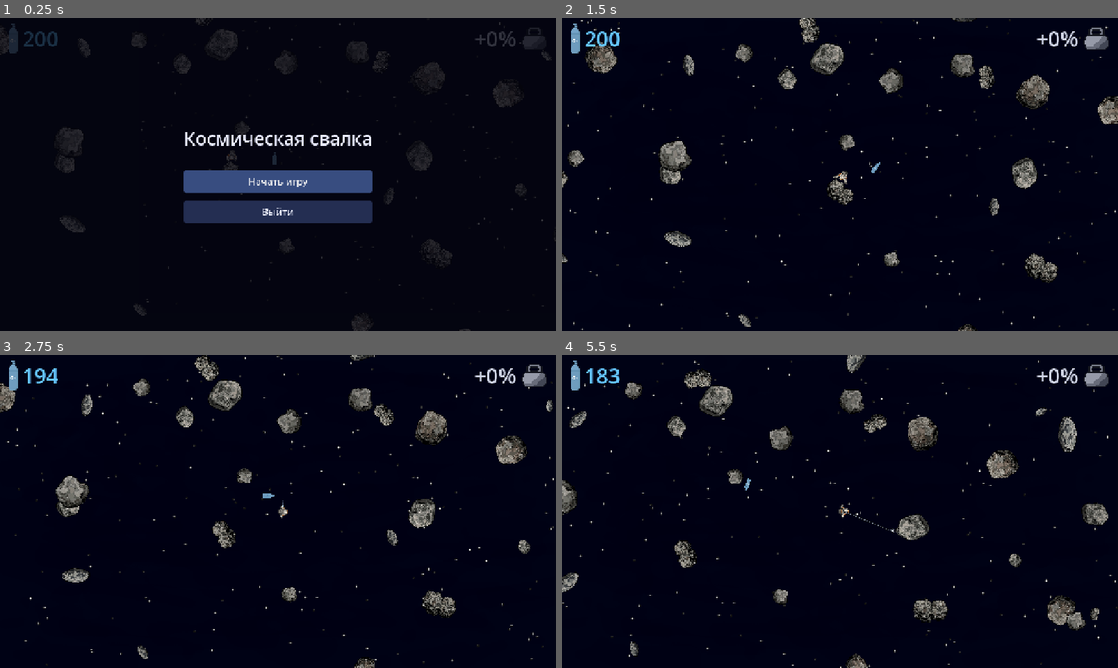
Above: before the commit, frames 1-4 (two rows, left to right).
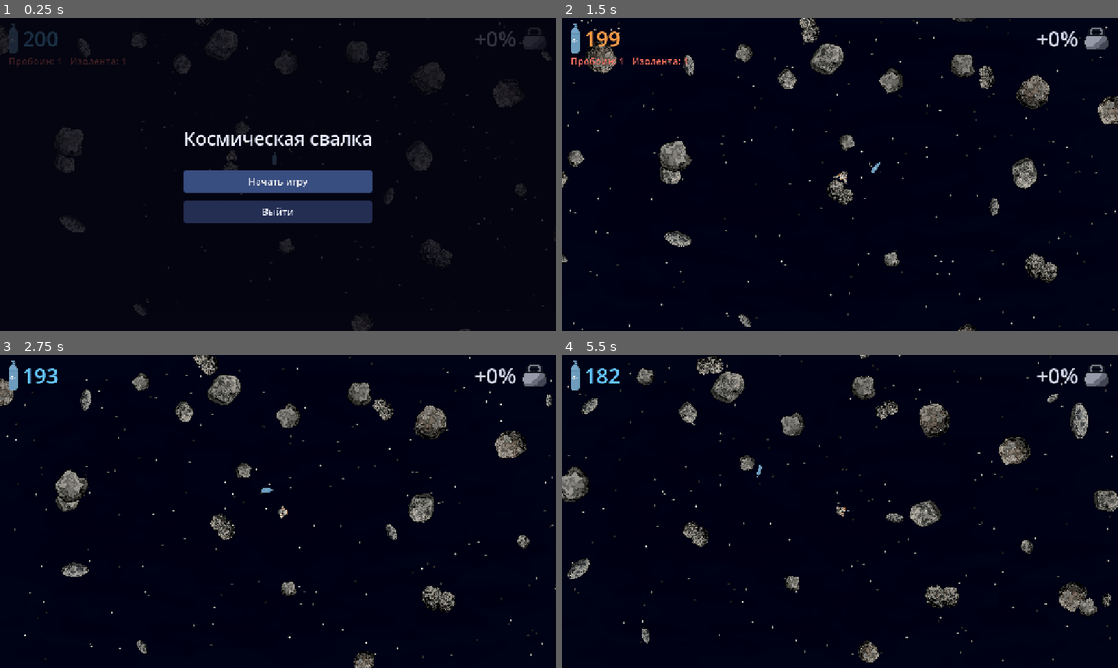
Above: after the commit, the same moments.

Repository: xOnelinx/-space_scrapheap
Game: Godot game, scene res://scenes/main.tscn
The game is run twice, just before and just after one commit, with the same random seed, the same clock (stepped at 60 frames per second) and the same inputs.
Inputs (mouse positions are in pixels of both pictures, inside the frame that each line leads up to):
- Up to frame 1 (0.25 s): no input
- Up to frame 2 (1.5 s): click "Начать игру" at 0.5 s; move the mouse to (962, 158) at 1.27 s; hold D (move_right) from 1.28 s (still down); hold G (drop_cargo) from 1.28 s (still down); click (962, 158) at 1.42 s
- Up to frame 3 (2.75 s): tap X (patch_suit, bound only after the commit) at 1.55, 2.1 s; move the mouse to (166, 527) at 2.02 s; release D (move_right) at 2.03 s; release G (drop_cargo) at 2.03 s; hold S (move_down) from 2.03 s (still down); tap G (drop_cargo) at 2.3 s
- Up to frame 4 (5.5 s): move the mouse to (895, 442) at 2.77 s; release S (move_down) at 2.78 s; hold D (move_right) 2.78-3.53 s; hold Right mouse button (aim) 2.78-3.53 s; tap X (patch_suit, bound only after the commit) at 3.05, 4.55 s; move the mouse to (812, 574) at 3.52 s; hold W (move_up) 3.53-4.28 s; tap G (drop_cargo) at 3.6, 5.3 s; click (812, 574) at 3.67 s; move the mouse to (1006, 558) at 4.27 s; hold E (harpoon) 4.28-5.03 s; hold A (move_left) from 4.28 s (still down); move the mouse to (673, 464) at 5.02 s; tap F (hatch) at 5.1 s

The runs differ from the first frame. In frame 1, 0.1% of the frame differs, in the area x 1-23%, y 12-16%; in frame 2, 0.4%; in frame 3, 5.8%; in frame 4, 10%, in the area x 0-100%, y 0-100%.

Commit message:
Пробоины скафандра: двойной расход и крен, X латает изолентой
Co-authored-by: Cursor <cursoragent@cursor.com>

Diff:
--- a/godot/project.godot
+++ b/godot/project.godot
@@ -60,6 +60,11 @@
 "events": [Object(InputEventKey,"resource_local_to_scene":false,"resource_name":"","device":-1,"window_id":0,"alt_press …(190 unchanged characters)…
 ]
 }
+patch_suit={
+"deadzone": 0.5,
+"events": [Object(InputEventKey,"resource_local_to_scene":false,"resource_name":"","device":-1,"window_id":0,"alt_pressed":false,"shift_pressed":false,"ctrl_pressed":false,"meta_pressed":false,"pressed":false,"keycode":0,"physical_keycode":88,"key_label":0,"unicode":0,"location":0,"echo":false,"script":null)
+]
+}
 move_left={
 "deadzone": 0.5,
 "events": [Object(InputEventKey,"resource_local_to_scene":false,"resource_name":"","device":-1,"window_id":0,"alt_press …(190 unchanged characters)…
--- a/godot/scripts/oxygen.gd
+++ b/godot/scripts/oxygen.gd
@@ -3,6 +3,7 @@
 
 ## Запас воздуха на скафандре. Чем платить за толчок и правку курса, решает тот, кто зовёт tick.
 ## Пока open == false, баллон не забирается: ввод закрыт или скиталец уже погиб.
+## Каждая пробоина добавляет ещё одно дыхание к расходу. Изолента латает по одной.
 
 signal depleted
 signal changed(seconds: float)
@@ -13,15 +14,22 @@
 const COLOR_IDLE := Color(0.4, 0.78, 1.0)
 const COLOR_DOUBLE := Color(1.0, 0.62, 0.28)
 const FLASH_TIME := 0.45
+# shortcut: старт с пробоиной и мотком, пока пробоину не даёт жёсткий удар об астероид; тогда старт целым и без изоленты.
+const START_PUNCTURES := 1
+const START_TAPE := 1
 const ICON := preload("res://assets/oxygen.png")
+const COLOR_SUIT := Color(1.0, 0.45, 0.38)
 
 var seconds := START
 var double_left := 0.0
 var open := false
+var punctures := START_PUNCTURES
+var tape := START_TAPE
 
 var _flash := 0.0
 var _empty := false
 var _label: Label
+var _suit_label: Label
 
 
 func _ready() -> void:
@@ -49,12 +57,26 @@
 	double_left += hold_seconds * DOUBLE_PER_HOLD
 
 
+func puncture() -> void:
+	punctures += 1
+	_refresh()
+
+
+func patch() -> bool:
+	if punctures <= 0 or tape <= 0:
+		return false
+	punctures -= 1
+	tape -= 1
+	_refresh()
+	return true
+
+
 func tick(delta: float, extra_rate: float) -> bool:
 	if _empty:
 		return true
-	var rate := 1.0
+	var rate := 1.0 + punctures
 	if double_left > 0.0:
-		rate = 2.0
+		rate *= 2.0
 		double_left = maxf(0.0, double_left - delta)
 	if extra_rate > 0.0:
 		rate += extra_rate
@@ -93,6 +115,12 @@
 	_label.add_theme_font_size_override("font_size", 48)
 	_label.add_theme_color_override("font_color", COLOR_IDLE)
 	row.add_child(_label)
+
+	_suit_label = Label.new()
+	_suit_label.position = Vector2(20, 84)
+	_suit_label.add_theme_font_size_override("font_size", 22)
+	_suit_label.add_theme_color_override("font_color", COLOR_SUIT)
+	layer.add_child(_suit_label)
 	_refresh()
 
 
@@ -103,7 +131,7 @@
 		_flash = maxf(0.0, _flash - delta)
 		var t := clampf(_flash / FLASH_TIME, 0.0, 1.0)
 		_label.add_theme_color_override("font_color", COLOR_IDLE.lerp(Color(0.9, 0.97, 1.0), t))
-	elif double_left > 0.0:
+	elif double_left > 0.0 or punctures > 0:
 		_label.add_theme_color_override("font_color", COLOR_DOUBLE)
 	else:
 		_label.add_theme_color_override("font_color", COLOR_IDLE)
@@ -114,3 +142,7 @@
 		return
 	var shown := 0 if seconds <= 0.0 else ceili(seconds)
 	_label.text = str(shown)
+	if _suit_label == null:
+		return
+	_suit_label.visible = punctures > 0 or tape > 0
+	_suit_label.text = "Пробоин: %d   Изолента: %d" % [punctures, tape]
--- a/godot/scripts/wanderer.gd
+++ b/godot/scripts/wanderer.gd
@@ -32,6 +32,8 @@
 const CHARGE_DIST_MAX := 220.0
 const RESPAWN_INPUT_PAUSE := 0.45
 const LOST_DOOM_DELAY := 15.0
+## Крен толчка от одной пробоины: доля скорости вбок.
+const LEAK_PER_PUNCTURE := 0.15
 const MASS := 26.0 * 26.0
 const AIM_HORIZON := 3.0
 ## Верх спрайта — рюкзак, он наружу от камня. Низ — шлем, им встаём на поверхность.
@@ -253,6 +255,7 @@
 	var extra := 0.0
 	if _using_flight_correction:
 		extra = FLIGHT_OXYGEN
+	leak_bias = LEAK_PER_PUNCTURE * _oxygen.punctures
 	return _oxygen.tick(delta, extra)
 
 
@@ -278,9 +281,15 @@
 
 
 func _unhandled_input(event: InputEvent) -> void:
-	if accepts_input() and event.is_action_pressed(&"drop_cargo") and not event.is_echo():
+	if not accepts_input() or event.is_echo():
+		return
+	if event.is_action_pressed(&"drop_cargo"):
 		drop_cargo()
-		get_viewport().set_input_as_handled()
+	elif event.is_action_pressed(&"patch_suit"):
+		_oxygen.patch()
+	else:
+		return
+	get_viewport().set_input_as_handled()
 
 
 # shortcut: груз сбрасывается целиком и исчезает, при списке предметов — выбрасывать предмет телом в мир.
--- a/godot/tests/scene_check.gd
+++ b/godot/tests/scene_check.gd
@@ -10,7 +10,13 @@
 		return null
 	for _i in frames:
 		await process_frame
-	return get_current_scene()
+	var scene := get_current_scene()
+	## Проверки считают скафандр целым: стартовая пробоина кренила бы каждый прыжок.
+	var wanderer := scene.get_node_or_null("Wanderer") as Wanderer
+	if wanderer != null:
+		(wanderer.get_node("Oxygen") as Oxygen).punctures = 0
+		wanderer.leak_bias = 0.0
+	return scene
 
 
 func fail(message: String) -> void:
--- /dev/null
+++ b/godot/tests/verify_suit.gd
@@ -0,0 +1,55 @@
+extends "res://tests/scene_check.gd"
+
+## Пробоина удваивает дыхание и кренит толчок. X тратит моток и латает одну.
+
+
+func _initialize() -> void:
+	call_deferred("_run")
+
+
+func _run() -> void:
+	var scene := await boot()
+	if scene == null:
+		return
+	var wanderer := scene.get_node("Wanderer") as Wanderer
+	var air := wanderer.get_node("Oxygen") as Oxygen
+	wanderer._controls_locked = false
+	air.open = true
+	air.double_left = 0.0
+
+	air.seconds = 100.0
+	air.punctures = 1
+	air.tick(1.0, 0.0)
+	if absf(air.seconds - 98.0) > 0.01:
+		fail("Пробоина должна удваивать расход: %.2f" % air.seconds)
+		return
+	wanderer._breathe(0.0)
+	if absf(wanderer.leak_bias - Wanderer.LEAK_PER_PUNCTURE) > 0.0001:
+		fail("Пробоина не кренит толчок: %.3f" % wanderer.leak_bias)
+		return
+
+	air.tape = 1
+	_press_patch(wanderer)
+	if air.punctures != 0 or air.tape != 0:
+		fail("X не залатал: пробоин %d, изоленты %d" % [air.punctures, air.tape])
+		return
+	wanderer._breathe(0.0)
+	if wanderer.leak_bias != 0.0:
+		fail("Заплатка не сняла крен")
+		return
+
+	air.puncture()
+	_press_patch(wanderer)
+	if air.punctures != 1:
+		fail("Без изоленты пробоина не латается")
+		return
+
+	print("SUIT_OK")
+	quit(0)
+
+
+func _press_patch(wanderer: Wanderer) -> void:
+	var event := InputEventAction.new()
+	event.action = &"patch_suit"
+	event.pressed = true
+	wanderer._unhandled_input(event)
Not shown, added: godot/tests/verify_suit.gd.uid
Not shown, changed: GAME.md
Not shown, changed: PLAN.md
Not shown, changed: README.md
